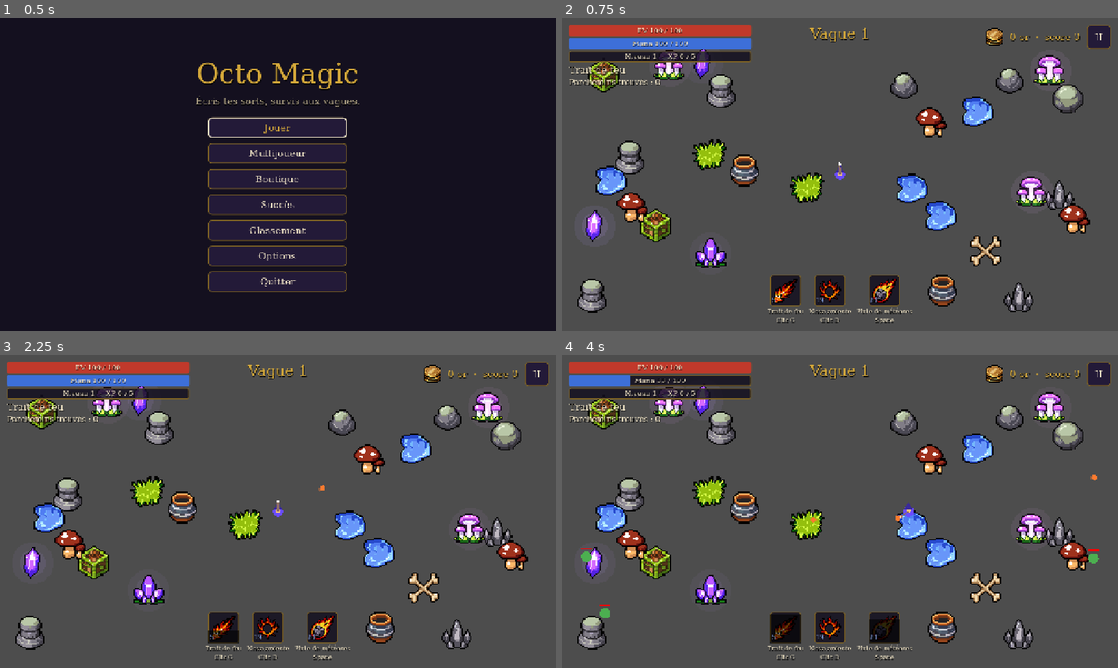
Above: before the commit, frames 1-4 (two rows, left to right).
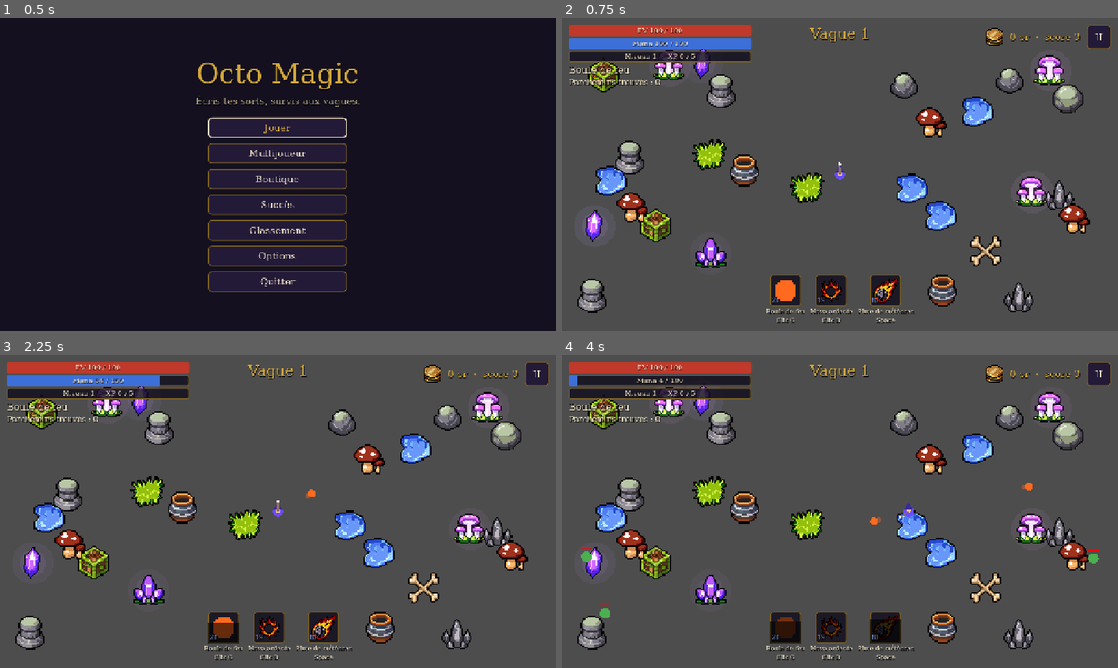
Above: after the commit, the same moments.

Repository: LeandreBl/octo-magic
Game: Godot game, scene res://game/main.tscn
Two runs of this game, one before a commit and one after it. Both use one fixed random seed, a clock stepped at 60 frames per second and the inputs below.
Inputs (mouse positions are in pixels of both pictures, inside the frame that each line leads up to):
- Up to frame 1 (0.5 s): no input
- Up to frame 2 (0.75 s): click "Jouer" at 0.5 s
- Up to frame 3 (2.25 s): click "II" at 1.25 s; click "Reprendre" at 2 s
- Up to frame 4 (4 s): tap Enter at 2.75 s; move the mouse to (962, 495) at 2.77 s; hold D (move_right) 2.78-3.5 s; hold Space (cast_ultimate) 2.78-3.5 s; click (962, 495) at 2.92 s; drag from (728, 527) to (812, 574) at 3.52 s

Frame 1 is identical in both runs. In frame 2, 1.3% of the frame differs, in the area x 1-64%, y 15-98%; in frame 3, 1.6%; in frame 4, 1.7%, in the area x 1-97%, y 6-98%.

Commit message:
Base spells: fireball, lightning beam, magic missile, frost jet cone
New channeled body shapes: beam (an electric arc gripping the nearest
enemy within reach and angle) and cone (hits every enemy in a short cone).
Each cast is one tick and costs mana; the spell is recast every cooldown
while held. The four spells are the base primary spells; fire_bolt is
replaced by fireball.

Co-Authored-By: Claude Opus 5.5 <noreply@anthropic.com>

Diff:
--- a/game/spells.json
+++ b/game/spells.json
@@ -1,30 +1,30 @@
 [
  {
-  "id": "fire_bolt",
+  "id": "fireball",
   "slot": "primary",
   "unlock": "",
-  "name": "Trait de feu",
-  "description": "Un trait brûlant qui enflamme sa cible.",
+  "name": "Boule de feu",
+  "description": "Une lourde boule de feu qui explose à l'impact. Gros dégâts, gros coût en mana.",
   "element": "fire",
-  "color": "#ff7a2f",
-  "cooldown": 0.35,
-  "emit": {
-   "pattern": "aim",
-   "count": 1,
-   "spread": 0,
-   "burst_delay": 0,
-   "body": {
-    "shape": "bolt",
-    "speed": 520,
-    "size": 6,
-    "lifetime": 1.2,
-    "pierce": 0,
-    "bounce": 0,
-    "motion": [],
-    "on_hit": [
-     {
-      "type": "damage",
-      "amount": 9,
+  "color": "#ff6a1f",
+  "cooldown": 0.6,
+  "emit": {
+   "pattern": "aim",
+   "count": 1,
+   "spread": 0,
+   "burst_delay": 0,
+   "body": {
+    "shape": "bolt",
+    "speed": 380,
+    "size": 9,
+    "lifetime": 1.4,
+    "pierce": 0,
+    "bounce": 0,
+    "motion": [],
+    "on_hit": [
+     {
+      "type": "damage",
+      "amount": 28,
       "radius": 0
      },
      {
@@ -32,6 +32,131 @@
       "status": "burn",
       "power": 3,
       "duration": 2,
+      "radius": 0
+     }
+    ],
+    "on_expire": [
+     {
+      "type": "damage",
+      "amount": 10,
+      "radius": 45
+     }
+    ],
+    "tick_interval": 0.5,
+    "on_tick": []
+   }
+  }
+ },
+ {
+  "id": "lightning",
+  "slot": "primary",
+  "unlock": "",
+  "name": "Foudre",
+  "description": "Maintenu, un arc électrique s'agrippe à l'ennemi visé le plus proche et le frappe à chaque instant, contre du mana.",
+  "element": "lightning",
+  "color": "#9fd8ff",
+  "cooldown": 0.15,
+  "emit": {
+   "pattern": "aim",
+   "count": 1,
+   "spread": 0,
+   "burst_delay": 0,
+   "body": {
+    "shape": "beam",
+    "speed": 320,
+    "size": 4,
+    "angle": 70,
+    "lifetime": 0.15,
+    "pierce": 0,
+    "bounce": 0,
+    "motion": [],
+    "on_hit": [
+     {
+      "type": "damage",
+      "amount": 6,
+      "radius": 0
+     }
+    ],
+    "on_expire": [],
+    "tick_interval": 0.5,
+    "on_tick": []
+   }
+  }
+ },
+ {
+  "id": "magic_missile",
+  "slot": "primary",
+  "unlock": "",
+  "name": "Missile magique",
+  "description": "Un projectile qui vise tout seul. Peu de dégâts, peu de mana.",
+  "element": "arcane",
+  "color": "#c77dff",
+  "cooldown": 0.3,
+  "emit": {
+   "pattern": "aim",
+   "count": 1,
+   "spread": 0,
+   "burst_delay": 0,
+   "body": {
+    "shape": "bolt",
+    "speed": 450,
+    "size": 5,
+    "lifetime": 1.2,
+    "pierce": 0,
+    "bounce": 0,
+    "motion": [
+     {
+      "type": "homing",
+      "strength": 3
+     }
+    ],
+    "on_hit": [
+     {
+      "type": "damage",
+      "amount": 5,
+      "radius": 0
+     }
+    ],
+    "on_expire": [],
+    "tick_interval": 0.5,
+    "on_tick": []
+   }
+  }
+ },
+ {
+  "id": "frost_jet",
+  "slot": "primary",
+  "unlock": "",
+  "name": "Jet de givre",
+  "description": "Maintenu, un cône de givre à très courte portée blesse et ralentit tous les ennemis qu'il touche.",
+  "element": "ice",
+  "color": "#8fe3ff",
+  "cooldown": 0.15,
+  "emit": {
+   "pattern": "aim",
+   "count": 1,
+   "spread": 0,
+   "burst_delay": 0,
+   "body": {
+    "shape": "cone",
+    "speed": 90,
+    "size": 4,
+    "angle": 50,
+    "lifetime": 0.18,
+    "pierce": 0,
+    "bounce": 0,
+    "motion": [],
+    "on_hit": [
+     {
+      "type": "damage",
+      "amount": 3,
+      "radius": 0
+     },
+     {
+      "type": "status",
+      "status": "slow",
+      "power": 2,
+      "duration": 0.5,
       "radius": 0
      }
     ],
--- a/spell/spell.gd
+++ b/spell/spell.gd
@@ -8,7 +8,7 @@
 
 const ELEMENTS := ["fire", "ice", "lightning", "poison", "arcane", "physical"]
 const PATTERNS := ["aim", "radial", "random", "nearest"]
-const SHAPES := ["bolt", "zone"]
+const SHAPES := ["bolt", "zone", "beam", "cone"]
 const MOTIONS := ["homing", "wave", "accelerate", "boomerang", "orbit"]
 const STATUSES := ["burn", "poison", "slow", "freeze", "stun"]
 const EFFECTS := ["damage", "status", "knockback", "heal", "cast"]
@@ -66,6 +66,7 @@
 		"speed": _num(b.get("speed"), 400.0, 0.0, 1400.0),
 		"size": _num(b.get("size"), 6.0, 2.0, 220.0),
 		"lifetime": _num(b.get("lifetime"), 1.0, 0.05, 10.0),
+		"angle": _num(b.get("angle"), 60.0, 0.0, 180.0),
 		"pierce": int(_num(b.get("pierce"), 0, 0, 20)),
 		"bounce": int(_num(b.get("bounce"), 0, 0, 10)),
 		"motion": motion,
@@ -192,8 +193,10 @@
 
 static func _body_power(b: Dictionary) -> float:
 	var hits: float = 1.0 + b.pierce + b.bounce
-	if b.shape == "zone":
-		hits = 0.0  # zones only act through on_tick / on_expire
+	match b.shape:
+		"zone": hits = 0.0  # zones only act through on_tick / on_expire
+		"beam": hits = 1.0
+		"cone": hits = 3.0  # ponytail: guess of enemies in a cone, tune in a balance pass
 	var ticks: float = b.lifetime / b.tick_interval
 	return hits * _effects_power(b.on_hit) + _effects_power(b.on_expire) \
 		+ ticks * _effects_power(b.on_tick)
--- a/spell/spell_body.gd
+++ b/spell/spell_body.gd
@@ -21,6 +21,9 @@
 var wave_phase := 0.0
 var homing := false  # auto-aim: no lifetime, see _physics_process
 var depth := 0  # 0 = cast by the player, n = sub-cast n levels deep
+var anchor := Vector2.ZERO  # beam / cone: offset from the caster, kept while it moves
+var struck := false  # beam / cone: strike once, when cast
+var target: Node2D  # beam: the enemy the arc grips
 
 
 ## Emit an "emit" dict from pos toward dir. Bursts are spread over time.
@@ -83,6 +86,8 @@
 	pierce_left = body.pierce
 	bounce_left = body.bounce
 	origin = position
+	if is_instance_valid(caster):
+		anchor = position - caster.global_position
 	homing = body.motion.any(func(m): return m.type == "homing" and m.strength > 0.0)
 	color = Color.html(spell.color)
 	anim = SpellArt.animation(spell, body)
@@ -109,7 +114,10 @@
 	if age >= body.lifetime and not homing:
 		_expire()
 		return
-	_move(delta)
+	if body.shape in ["beam", "cone"]:
+		_channel()
+	else:
+		_move(delta)
 	if body.shape == "bolt":
 		_check_hits()
 	if not body.on_tick.is_empty():
@@ -152,6 +160,46 @@
 		queue_free()
 
 
+## Beam and cone stay on the caster and strike once, when cast: a channeled
+## spell is recast every `cooldown`, so each cast is one tick (and costs mana).
+func _channel() -> void:
+	if is_instance_valid(caster):
+		global_position = caster.global_position + anchor
+	if struck:
+		return
+	struck = true
+	if body.shape == "beam":
+		target = _beam_target()
+		if target:
+			apply_effects(body.on_hit, global_position, target)
+	else:
+		for e in get_tree().get_nodes_in_group("enemies"):
+			if _in_reach(e):
+				apply_effects(body.on_hit, global_position, e)
+
+
+## Within `speed` px and `angle` degrees (full width) around the aim.
+func _in_reach(e: Node2D) -> bool:
+	var to := e.global_position - global_position
+	return to.length() <= body.speed + e.radius \
+		and absf(angle_difference(dir.angle(), to.angle())) <= deg_to_rad(body.angle) / 2.0
+
+
+## The arc grips its last target while it stays in reach, else the nearest one.
+func _beam_target() -> Node2D:
+	var last: Variant = caster.get_meta("beam_target") if is_instance_valid(caster) and caster.has_meta("beam_target") else null
+	if is_instance_valid(last) and _in_reach(last):
+		return last
+	var best: Node2D = null
+	for e in get_tree().get_nodes_in_group("enemies"):
+		if _in_reach(e) and (not best or global_position.distance_squared_to(e.global_position)
+				< global_position.distance_squared_to(best.global_position)):
+			best = e
+	if is_instance_valid(caster):
+		caster.set_meta("beam_target", best)
+	return best
+
+
 func _check_hits() -> void:
 	for e in get_tree().get_nodes_in_group("enemies"):
 		if hit_ids.has(e.get_instance_id()):
@@ -218,7 +266,11 @@
 
 
 func _draw() -> void:
-	if anim:  # bolts face their direction (sheets are drawn facing right)
+	if body.shape == "beam":
+		_draw_arc()
+	elif body.shape == "cone":
+		_draw_cone()
+	elif anim:  # bolts face their direction (sheets are drawn facing right)
 		SpellArt.draw_sheet(self, anim[0], anim[1], age, dir.angle() if body.shape == "bolt" else 0.0)
 	elif body.shape == "zone":
 		draw_circle(Vector2.ZERO, body.size, Color(color, 0.25))
@@ -228,6 +280,31 @@
 		draw_circle(-dir * body.size * 1.2, body.size * 0.6, Color(color, 0.4))
 
 
+## A jagged electric arc to the gripped enemy, or into the void at full reach.
+## Redrawn every frame, so it crackles.
+func _draw_arc() -> void:
+	var end: Vector2 = target.global_position - global_position if is_instance_valid(target) else dir * body.speed
+	var side := end.orthogonal().normalized()
+	var n := maxi(2, int(end.length() / 16.0))
+	var pts := PackedVector2Array([Vector2.ZERO])
+	for i in range(1, n):
+		pts.append(end * i / n + side * randf_range(-9.0, 9.0))
+	pts.append(end)
+	draw_polyline(pts, Color(color, 0.3), 7.0)
+	draw_polyline(pts, color, 3.0)
+	draw_polyline(pts, Color.WHITE, 1.0)
+
+
+func _draw_cone() -> void:
+	var half := deg_to_rad(maxf(body.angle, 4.0)) / 2.0
+	var pts := PackedVector2Array([Vector2.ZERO])
+	for i in 9:
+		pts.append(dir.rotated(lerpf(-half, half, i / 8.0)) * body.speed * randf_range(0.85, 1.0))
+	draw_colored_polygon(pts, Color(color, 0.35))
+	for i in 12:
+		draw_circle(dir.rotated(randf_range(-half, half)) * body.speed * randf(), 2.0, Color(Color.WHITE, 0.8))
+
+
 ## One-shot impact animation from the bundle.
 class Burst extends Node2D:
 	var tex: Texture2D
--- a/tests/test_game.gd
+++ b/tests/test_game.gd
@@ -96,8 +96,8 @@
 	DirAccess.remove_absolute(path)
 	var p := ProfileState.new()
 	p.load_profile(path)
-	check(p.gold == 0 and p.spells.primary == "fire_bolt", "fresh profile")
-	check(p.available_spells("primary").size() == 1, "only the starter spell unlocked")
+	check(p.gold == 0 and p.spells.primary == "fireball", "fresh profile")
+	check(p.available_spells("primary").size() == 4, "only the base spells unlocked")
 	# Bonus prices grow, and stop at max.
 	check(p.bonus_price("vitality") == 50 and not p.buy_bonus("vitality"), "too poor")
 	p.gold = 1000
@@ -116,7 +116,7 @@
 	check(p.gold == 905 and p.blank_scrolls == 1, "gold and scrolls kept")
 	check(p.scores[0].score == 900 and p.scores.size() == 2, "scores sorted")
 	check("hunter" in reached and "boss" in reached and "wave10" in reached, "achievements reached")
-	check(p.available_spells("primary").size() == 4, "achievements unlock spells")
+	check(p.available_spells("primary").size() == 7, "achievements unlock spells")
 	check(p.equip_spell("primary", "spark") and not p.equip_spell("primary", "arcane_missiles"), "equip unlocked only")
 	check(p.add_forged(Spell.base(), "user://missing.spell") == "forged_1", "forged spell kept")
 	p.set_look("hat", "#123456")
@@ -134,7 +134,7 @@
 	f.close()
 	var c := ProfileState.new()
 	c.load_profile(path)
-	check(c.gold == 0 and c.equipped.robe == "robe_novice" and c.bonuses.power == 10 and c.spells.primary == "fire_bolt", "corrupt save sanitized")
+	check(c.gold == 0 and c.equipped.robe == "robe_novice" and c.bonuses.power == 10 and c.spells.primary == "fireball", "corrupt save sanitized")
 	for x in [p, q, c]:
 		x.free()
 
--- a/tests/test_spell.gd
+++ b/tests/test_spell.gd
@@ -101,6 +101,7 @@
 	check(SpellSound.cast_stream("fire", base.emit.body, 0) != SpellSound.cast_stream("fire", base.emit.body, 1), "sub-casts sound different")
 
 	await _check_homing_lifetime()
+	await _check_channel()
 
 	# Every example spell in the docs is valid and runs without crashing.
 	var examples: Variant = JSON.parse_string(FileAccess.get_file_as_string("res://spell/examples.json"))
@@ -131,6 +132,41 @@
 	await physics_frame
 	await physics_frame
 	check(not is_instance_valid(bolt), "off-map homing bolt freed once no enemy is left")
+	world.free()
+
+
+## Beam: grips the nearest enemy within its angle, once per cast. Cone: hits
+## every enemy within its short reach and angle.
+func _check_channel() -> void:
+	var world := Node2D.new()
+	root.add_child(world)
+	var spells := {}
+	for d in JSON.parse_string(FileAccess.get_file_as_string("res://game/spells.json")):
+		spells[d.id] = Spell.sanitize(d)
+	var at := func(pos: Vector2) -> Node2D:
+		var e := Enemy.new()
+		e.speed = 0.0
+		e.max_hp = 1000.0
+		e.hp = 1000.0
+		e.position = pos
+		world.add_child(e)
+		return e
+	var near_behind: Node2D = at.call(Vector2(60, 100))  # nearest, but behind the aim
+	var aimed: Node2D = at.call(Vector2(300, 120))
+	var far: Node2D = at.call(Vector2(380, 100))
+	SpellBody.cast(spells.lightning.emit, Vector2(100, 100), Vector2.RIGHT, null, spells.lightning, world)
+	for i in 3:
+		await physics_frame
+	check(aimed.hp < 1000.0 and near_behind.hp == 1000.0 and far.hp == 1000.0, "beam grips the nearest enemy in its angle")
+	var hp: float = aimed.hp
+	for i in 3:
+		await physics_frame
+	check(aimed.hp == hp, "beam strikes once per cast")
+	SpellBody.cast(spells.frost_jet.emit, Vector2(230, 100), Vector2.RIGHT, null, spells.frost_jet, world)
+	for i in 3:
+		await physics_frame
+	check(aimed.hp < hp and near_behind.hp == 1000.0 and far.hp == 1000.0, "cone hits in reach and angle only")
+	check(Spell.mana_cost(spells.fireball) > 3 * Spell.mana_cost(spells.magic_missile), "fireball costs far more than a missile")
 	world.free()
 
 
Not shown, changed: docs/spells.md
